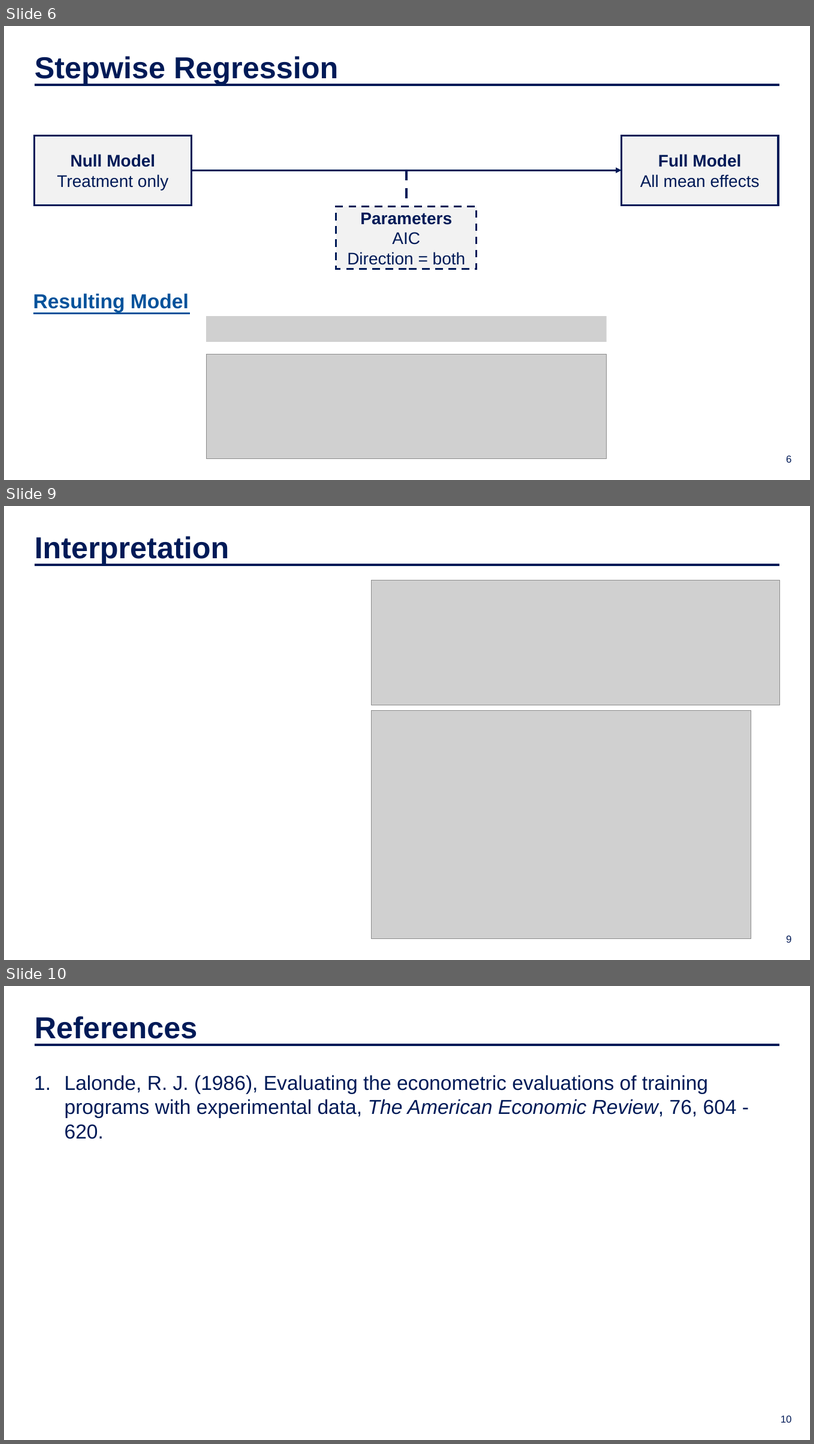
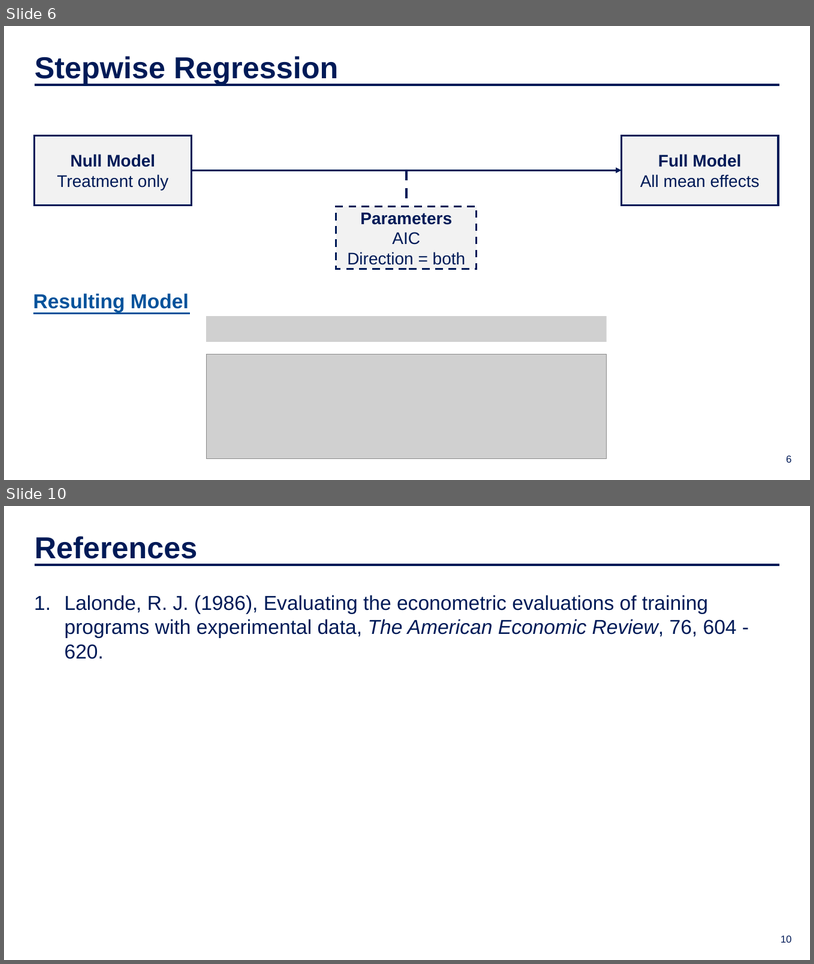
Before and after one commit to IDS-702-F21/team-project-1-effects-of-job-training-on-wages-yellowfellows, a slide deck: Presentation/slide_deck.pptx. Shown one above the other, each under a label of ours: slides 6, 9 and 10 before the commit, slides 6 and 10 after it; the slides between them are not shown. The pictures are 814x1444 and 814x964 pixels, drawn with LibreOffice and Linux fonts; fonts in the diff are those of the drawing; grey boxes stand for pictures; background and template pictures are left out. Boxes give left, top, right and bottom in pixels: in the first picture for what was removed or moved away, otherwise in the second. Text is boxed around its words. In the diff, an @@ line names an element or a change of style, - is before the commit and + after.

```diff
--- a/Presentation/slide_deck.pptx
+++ b/Presentation/slide_deck.pptx
@@ slide 9 removed at <box>4,506,810,960</box>, background picture (left out) @@
@@ text removed at <box>35,536,230,564</box> @@
-Interpretation
@@ line removed from (34, 565) to (780, 565) @@
@@ picture removed at <box>372,580,780,705</box> @@
@@ picture removed at <box>372,711,752,939</box> @@
@@ page number removed at <box>786,935,792,942</box> @@
-9
```
Also in this commit, not shown: 3 slides changed, 1 slide added, 2 other files.
